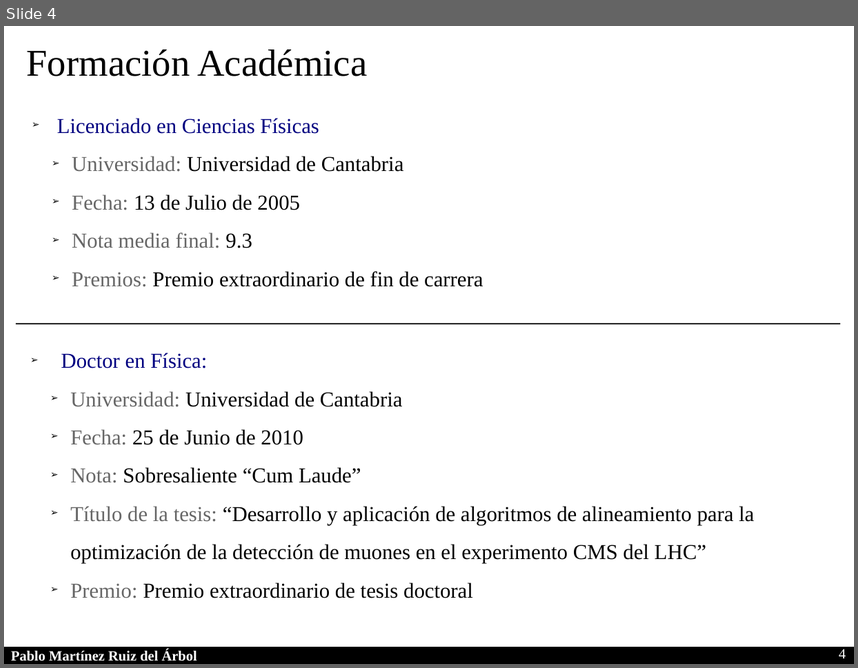
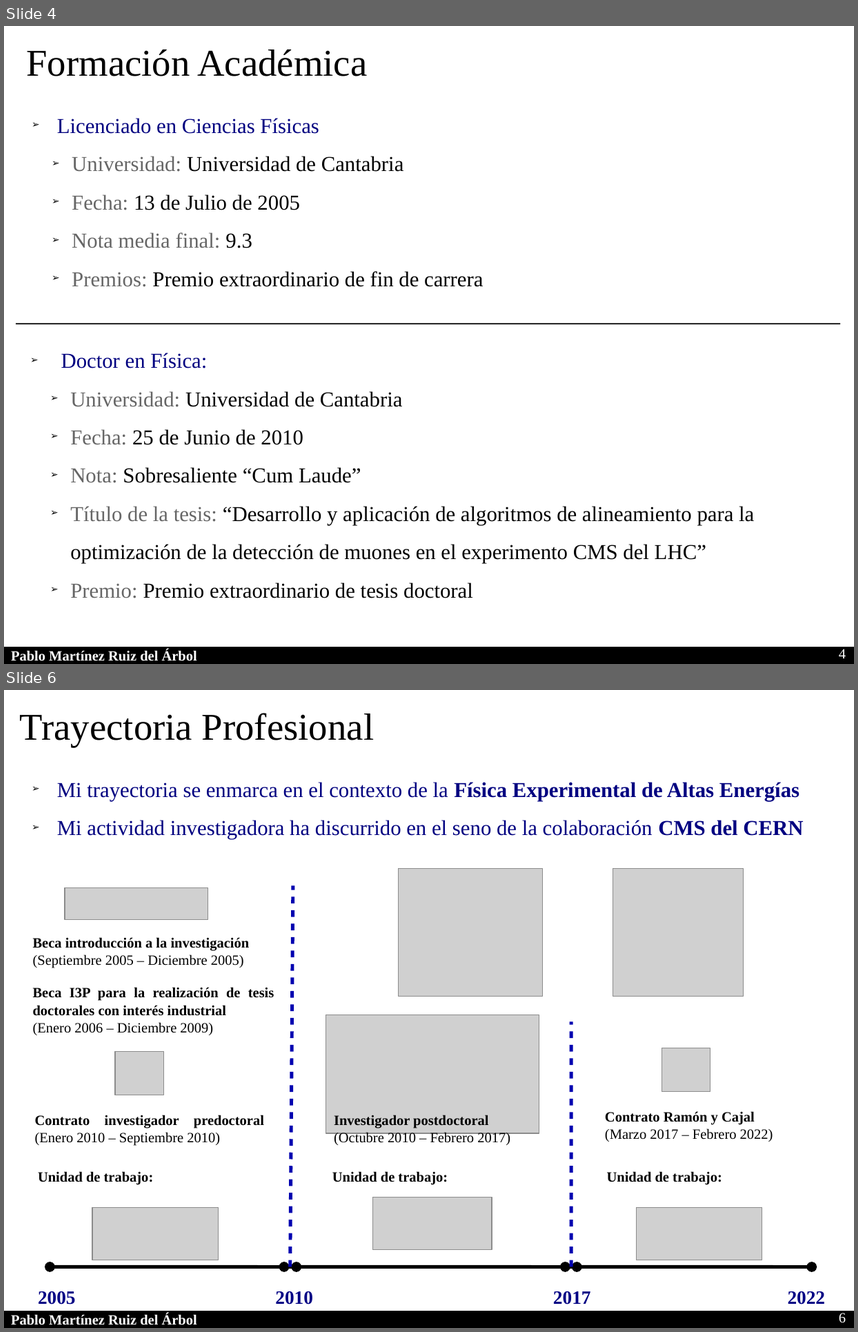
Before and after one commit to parbol/Plaza, a slide deck: Presentacion/Presentacion.odp. Shown one above the other, each under a label of ours: slide 4 before the commit, slides 4 and 6 after it; the slides between them are not shown. The pictures are 858x668 and 858x1332 pixels, drawn with LibreOffice and Linux fonts; fonts in the diff are those of the drawing; grey boxes stand for pictures. Boxes give left, top, right and bottom in pixels: in the first picture for what was removed or moved away, otherwise in the second. Text is boxed around its words. In the diff, an @@ line names an element or a change of style, - is before the commit and + after.

```diff
--- a/Presentacion/Presentacion.odp
+++ b/Presentacion/Presentacion.odp
@@ slide 6 added at [4, 690, 854, 1328], background #FFFFFF; not listed: 2 template elements that a slide beside it also shows @@
@@ text added at [20, 713, 374, 747], 32 pt, text #000000 @@
+Trayectoria Profesional
@@ text added at [57, 782, 803, 839], 18 pt, text #000080 @@
+➢ Mi trayectoria se enmarca en el contexto de la Física Experimental de Altas Energías
+➢ Mi actividad investigadora ha discurrido en el seno de la colaboración CMS del CERN
@@ picture added at [399, 869, 543, 996] @@
@@ picture added at [613, 869, 744, 996] @@
@@ picture added at [64, 888, 207, 920] @@
@@ line added from (290, 1266) to (293, 885), #0000B0 2.89 pt @@
@@ text added at [33, 937, 250, 968], 12 pt, text #000000, bold @@
+Beca introducción a la investigación
+(Septiembre 2005 – Diciembre 2005)
@@ text added at [33, 987, 274, 1035], 12 pt, text #000000, bold @@
+Beca I3P para la realización de tesis doctorales con interés industrial
+(Enero 2006 – Diciembre 2009)
@@ picture added at [326, 1015, 539, 1133] @@
@@ line added from (571, 1266) to (571, 1021), #0000B0 2.89 pt @@
@@ picture added at [115, 1052, 164, 1094] @@
@@ picture added at [662, 1048, 711, 1092] @@
@@ text added at [35, 1114, 264, 1145], 12 pt, text #000000, bold @@
+Contrato investigador predoctoral (Enero 2010 – Septiembre 2010)
@@ text added at [334, 1114, 510, 1145], 12 pt, text #000000 @@
+Investigador postdoctoral
+(Octubre 2010 – Febrero 2017)
@@ text added at [605, 1111, 773, 1141], 12 pt, text #000000 @@
+Contrato Ramón y Cajal
+(Marzo 2017 – Febrero 2022)
@@ text added at [38, 1171, 154, 1185], 12 pt, text #000000, bold @@
+Unidad de trabajo:
@@ text added at [332, 1171, 448, 1185], 12 pt, text #000000, bold @@
+Unidad de trabajo:
@@ text added at [607, 1171, 722, 1185], 12 pt, text #000000, bold @@
+Unidad de trabajo:
@@ picture added at [92, 1207, 218, 1259] @@
@@ picture added at [373, 1196, 492, 1250] @@
@@ picture added at [637, 1207, 762, 1259] @@
@@ double arrow added from (50, 1266) to (297, 1266), #000000 2.89 pt @@
@@ double arrow added from (285, 1266) to (577, 1266), #000000 2.89 pt @@
@@ double arrow added from (565, 1266) to (811, 1266), #000000 2.89 pt @@
@@ text added at [38, 1291, 76, 1304], 16 pt, text #000084, bold @@
+2005
@@ text added at [275, 1291, 313, 1304], 16 pt, text #000084, bold @@
+2010
@@ text added at [553, 1291, 591, 1304], 16 pt, text #000084, bold @@
+2017
@@ text added at [788, 1291, 826, 1304], 16 pt, text #000084, bold @@
+2022
@@ page number added at [839, 1312, 846, 1323], 12 pt, text #FFFFFF @@
+6
```
Also in this commit, not shown: 1 slide changed, 5 other slides added.
